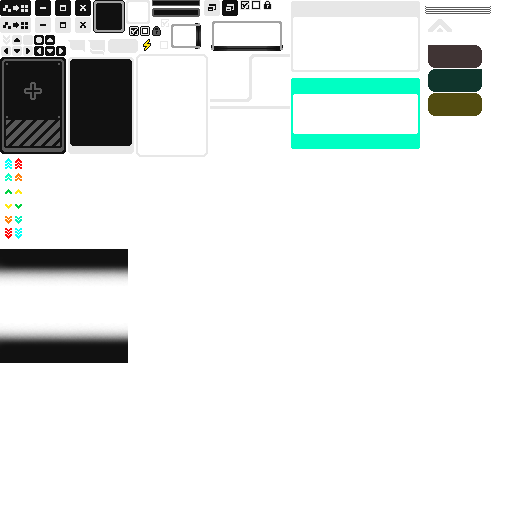
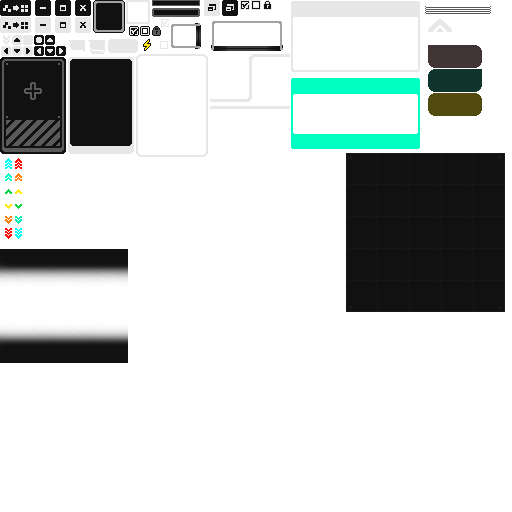
Comparing the layer stacks of the two 512×512 images. Changes:
added layer "图层 25" above "图层 24 拷贝" over [346, 153, 505, 312]
